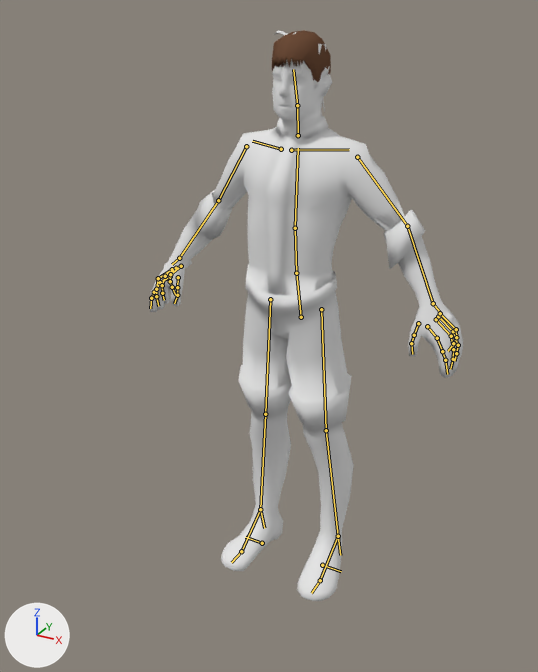
Renders of the Blender file Assets/legacy/modelosMateriaisTexturas/criatures/NPC/Lance Lutz/NPC2/NPC2.blend from each side of a commit.
Before and after are seen from a camera (50 mm lens) standing at (3.31, -6.57, 6.19) and looking at (0.05, -0.65, 3.23). The axes (+X, +Y, +Z) are drawn at lower left. The lights are the same throughout. The bones that bend it are drawn over the model as lines.

Objects in the first picture: 'Low Poly Characte.000', 'Low Poly Characte.001', 'Low Poly Characte.002'.
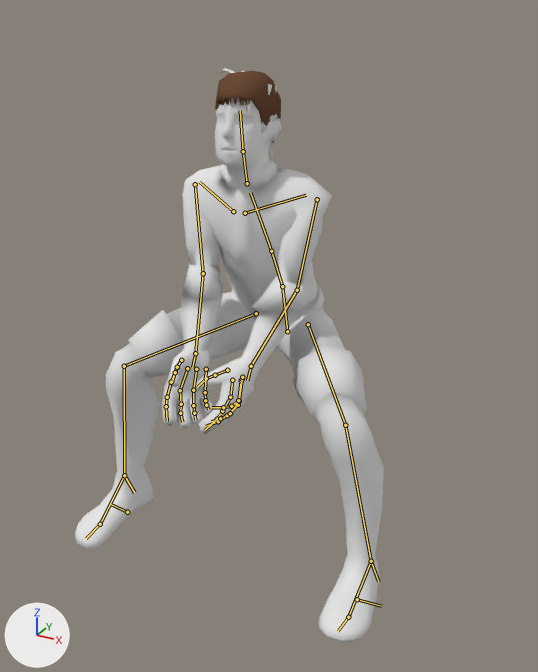
The newer file adds an action. The first version stands in its rest pose; the second is drawn at frame 54 of the action 'montado'.

Boxes [x1, y1, x2, y2] around the edits, measured in the pictures (538 x 672 px):
'Low Poly Characte.000', posed: before [150, 59, 463, 601]; after [75, 96, 384, 642]
'Low Poly Characte.001', posed: before [272, 30, 331, 82]; after [215, 71, 281, 143]
'Low Poly Characte.002', posed (11% taller): before [274, 30, 330, 111]; after [219, 68, 277, 158]
bone 'hips', root to tip: before (301, 317) to (296, 273); after (287, 331) to (282, 286)
bone 'spine', root to tip: before (296, 273) to (295, 228); after (282, 286) to (271, 251)
bone 'chest', root to tip: before (295, 228) to (298, 148); after (271, 251) to (250, 192)
bone 'neck', root to tip: before (298, 135) to (297, 105); after (247, 183) to (243, 151)
bone 'head', root to tip: before (297, 105) to (293, 69); after (243, 151) to (240, 110)
bone 'upper_arm.L', root to tip: before (357, 157) to (407, 226); after (317, 199) to (297, 290)
bone 'forearm.L', root to tip: before (407, 226) to (433, 303); after (297, 290) to (251, 366)
bone 'hand.L', root to tip: before (433, 303) to (441, 314); after (251, 366) to (247, 380)
bone 'upper_arm.R', root to tip: before (246, 146) to (218, 200); after (195, 184) to (203, 273)
bone 'forearm.R', root to tip: before (218, 200) to (179, 258); after (203, 273) to (195, 353)
bone 'hand.R', root to tip: before (179, 258) to (172, 264); after (195, 353) to (192, 367)
bone 'thigh.L', root to tip: before (321, 309) to (326, 430); after (308, 324) to (345, 425)
bone 'shin.L', root to tip: before (326, 430) to (338, 536); after (345, 425) to (371, 561)
bone 'foot.L', root to tip: before (338, 536) to (320, 580); after (371, 561) to (348, 617)
bone 'heel.L', root to tip: before (338, 536) to (340, 555); after (371, 561) to (378, 581)
bone 'thigh.R', root to tip: before (270, 299) to (265, 414); after (256, 313) to (124, 366)
bone 'shin.R', root to tip: before (265, 414) to (260, 509); after (124, 366) to (124, 475)
bone 'foot.R', root to tip: before (260, 509) to (241, 551); after (124, 475) to (100, 524)
bone 'heel.R', root to tip: before (260, 509) to (264, 528); after (124, 475) to (134, 492)

The edits, one by one:
Bone 'hips' (bone_hips) moves from (0.0, 0.0, 0.0) to (0.0, 0.02, 0.32).
Bone 'spine' (bone_spine) turns from (0, 0, 0) to (22, -3, -1) degrees about its own x, y and z.
Bone 'chest' (bone_chest) turns from (0, 0, 0) to (14, 6, -1) degrees about its own x, y and z.
Bone 'neck' (bone_neck) turns from (0, 0, 0) to (-31, 3, 2) degrees about its own x, y and z.
Bone 'head' (bone_head) turns from (0, 0, 0) to (-14, -1, -3) degrees about its own x, y and z.
Bone 'upper_arm.L' (bone_upper_arm_l) turns from (0, 0, 0) to (47, 10, -51) degrees about its own x, y and z.
Bone 'forearm.L' (bone_forearm_l) turns from (0, 0, 0) to (1, 0, -7) degrees about its own x, y and z.
Bone 'hand.L' (bone_hand_l) turns from (0, 0, 0) to (1, -13, 0) degrees about its own x, y and z.
Bone 'upper_arm.R' (bone_upper_arm_r) turns from (0, 0, 0) to (47, -10, 51) degrees about its own x, y and z.
Bone 'forearm.R' (bone_forearm_r) turns from (0, 0, 0) to (1, 0, 7) degrees about its own x, y and z.
Bone 'hand.R' (bone_hand_r) turns from (0, 0, 0) to (0, 45, 0) degrees about its own x, y and z.
Bone 'thigh.L' (bone_thigh_l) turns from (0, 0, 0) to (-74, -38, -1) degrees about its own x, y and z.
Bone 'shin.L' (bone_shin_l) turns from (0, 0, 0) to (78, 17, 37) degrees about its own x, y and z.
Bone 'foot.L' (bone_foot_l) turns from (0, 0, 0) to (-9, -3, 2) degrees about its own x, y and z.
Bone 'heel.L' (bone_heel_l) turns from (0, 0, 0) to (-7, -1, 3) degrees about its own x, y and z.
Bone 'thigh.R' (bone_thigh_r) turns from (0, 0, 0) to (-74, 38, 1) degrees about its own x, y and z.
Bone 'shin.R' (bone_shin_r) turns from (0, 0, 0) to (78, -17, -37) degrees about its own x, y and z.
Bone 'foot.R' (bone_foot_r) turns from (0, 0, 0) to (9, 0, 0) degrees about its own x, y and z.
Bone 'heel.R' (bone_heel_r) turns from (0, 0, 0) to (-9, 0, 1) degrees about its own x, y and z.
